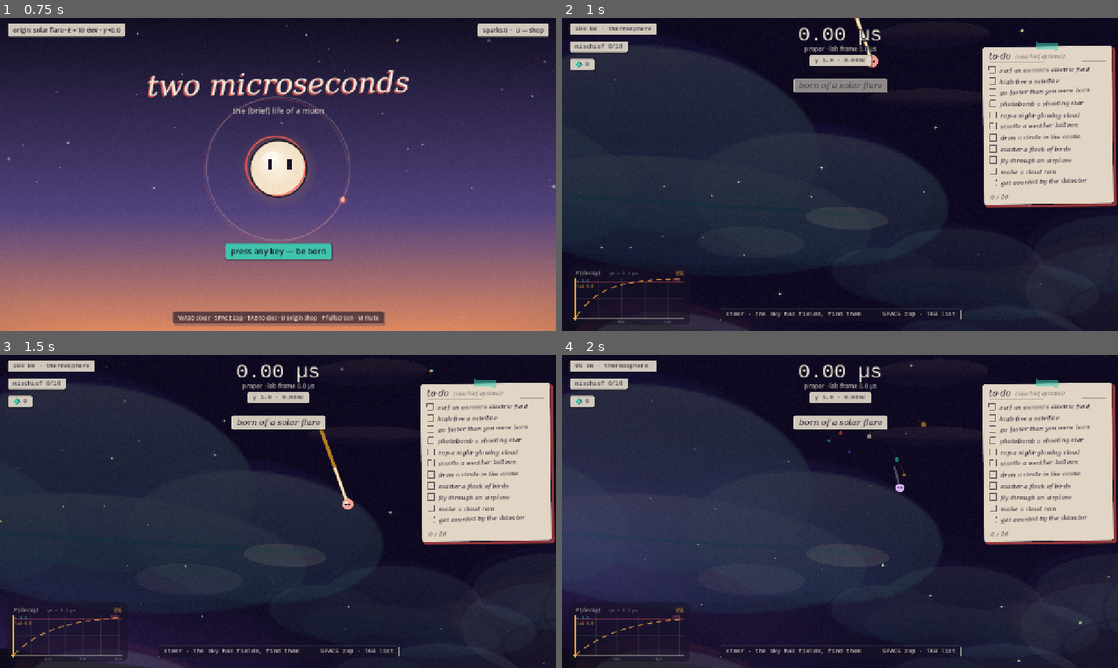
Above: before the commit, frames 1-4 (two rows, left to right).
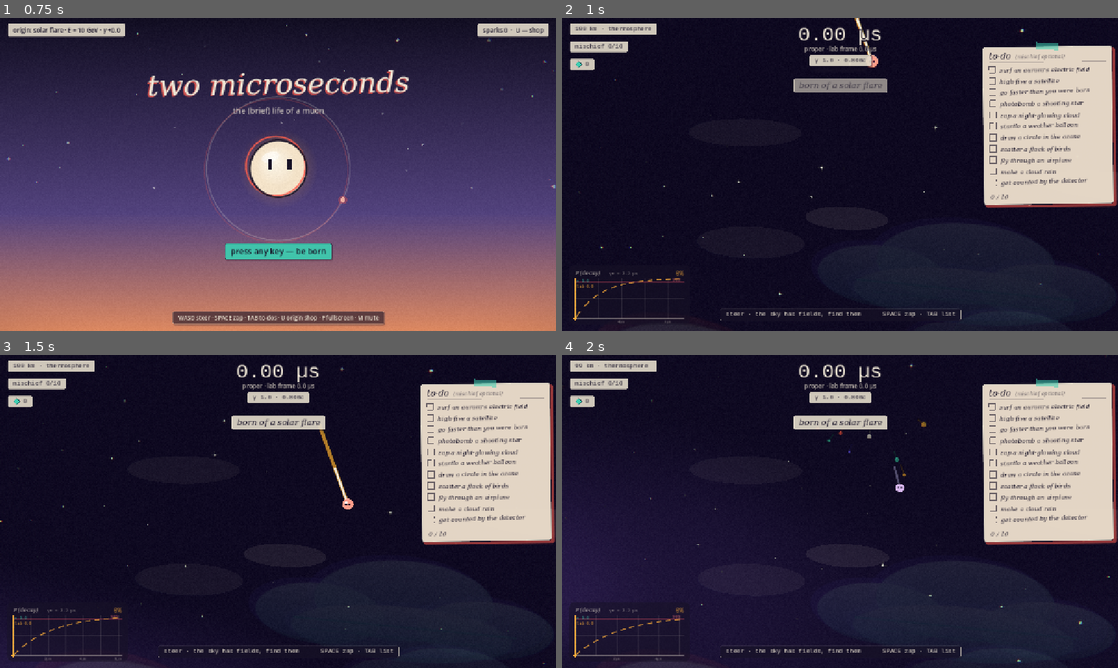
Above: after the commit, the same moments.

Repository: lawrenceleejr/TwoMicroSeconds
Game: Godot game, scene res://game/main/title.tscn
The game is run twice, just before and just after one commit, with the same random seed, the same clock (stepped at 60 frames per second) and the same inputs.
Inputs (mouse positions are in pixels of both pictures, inside the frame that each line leads up to):
- Up to frame 1 (0.75 s): tap Enter at 0.5 s; move the mouse to (400, 158) at 0.52 s; hold D (move_right) from 0.53 s (still down); tap Tab (toggle_checklist) at 0.6 s; click (400, 158) at 0.67 s
- Up to frame 2 (1 s): keep holding D (move_right); tap Space at 0.77 s
- Up to frame 3 (1.5 s): tap Space at 1.07 s; release D (move_right) at 1.25 s; drag from (166, 527) to (250, 574) at 1.27 s
- Up to frame 4 (2 s): no input

Frame 1 is identical in both runs. In frame 2, 30% of the frame differs, in the area x 0-100%, y 8-100%; in frame 3, 32%; in frame 4, 30%.

Commit message:
Tune the 3D set dressing and plane margins
- Fog blobs are unshaded now (the lit versions read as dark smudges in
  the compatibility renderer), fewer and fainter; key light removed.
- Fewer, subtler wisps so the dusk sky stays clean.
- Bigger back/front plane margins and a gentler dolly clamp: no more
  env-colored wedge peeking past the sky plane corner at full tilt.
- Detector scintillator pads are quiet instrument lines that only surge
  when a muon is actually counted.

Co-Authored-By: Claude Fable 5 <noreply@anthropic.com>
Claude-Session: https://claude.ai/code/session_014g8VnKFpk5HwGxbWA7j916

Diff:
--- a/game/main/stage.gd
+++ b/game/main/stage.gd
@@ -56,7 +56,8 @@
 	_cam_back.make_current()
 	# The sky contracts and Doppler-shifts too (shared material).
 	Juice.create_relativity_in(_vp_back)
-	var back_scale := (d0 - BACK_Z) / d0 * 1.28
+	# Generous margin: the dolly + bank can reach well past the frustum.
+	var back_scale := (d0 - BACK_Z) / d0 * 1.6
 	_make_plane(_vp_back, BACK_Z, back_scale, false)
 
 	# --- Gameplay plane ----------------------------------------------------
@@ -83,7 +84,7 @@
 	front_root.add_child(_cam_front)
 	_vp_front.add_child(front_root)
 	_cam_front.make_current()
-	var front_scale := (d0 - FRONT_Z) / d0 * 1.1
+	var front_scale := (d0 - FRONT_Z) / d0 * 1.3
 	_make_plane(_vp_front, FRONT_Z, front_scale, true)
 
 	_cam = Camera3D.new()
@@ -96,18 +97,8 @@
 	# Followed to the local sky color each frame, so anything the oblique
 	# angle reveals past the planes blends into sky, never a hard edge.
 	_env.background_color = Color("120e22")
-	_env.ambient_light_source = Environment.AMBIENT_SOURCE_COLOR
-	_env.ambient_light_color = Color("53437e")
-	_env.ambient_light_energy = 1.1
 	world_env.environment = _env
 	add_child(world_env)
-
-	# One warm key light so the 3D cloud meshes actually shade.
-	var light := DirectionalLight3D.new()
-	light.rotation = Vector3(deg_to_rad(-38.0), deg_to_rad(24.0), 0.0)
-	light.light_color = Color("ffd9a8")
-	light.light_energy = 0.9
-	add_child(light)
 
 	_spawn_wisps()
 	_spawn_blobs()
@@ -133,21 +124,22 @@
 
 func _spawn_wisps() -> void:
 	var texs := ["res://assets/sprites/cloud.svg", "res://assets/sprites/noctilucent.svg"]
-	for i in 10:
+	for i in 6:
 		var s := Sprite3D.new()
 		s.texture = load(texs[i % texs.size()])
-		s.pixel_size = 0.012 + (i % 4) * 0.005
-		s.modulate = Color(1, 1, 1, 0.06 + 0.04 * (i % 4))
+		s.pixel_size = 0.011 + (i % 3) * 0.004
+		s.modulate = Color(1, 1, 1, 0.05 + 0.03 * (i % 3))
 		s.position = Vector3(randf_range(-7.5, 7.5), randf_range(-5.5, 5.5),
 			randf_range(0.4, 4.2))
 		add_child(s)
 		_wisps.append(s)
 
 
-## Actual 3D geometry drifting between the planes: soft translucent slabs
-## of cloud, lit by the key light — parallax you can't fake with billboards.
+## Actual 3D geometry drifting between the planes: barely-there unshaded
+## fog masses — depth cues, not set pieces. Kept sparse so the frame
+## stays clean; the parallax does the talking.
 func _spawn_blobs() -> void:
-	for i in 7:
+	for i in 4:
 		var blob := MeshInstance3D.new()
 		var m := SphereMesh.new()
 		m.radius = 0.55
@@ -155,9 +147,9 @@
 		blob.mesh = m
 		blob.scale = Vector3(randf_range(1.7, 3.0), randf_range(0.5, 0.8), randf_range(0.9, 1.5))
 		var bm := StandardMaterial3D.new()
+		bm.shading_mode = BaseMaterial3D.SHADING_MODE_UNSHADED
 		bm.transparency = BaseMaterial3D.TRANSPARENCY_ALPHA
-		bm.albedo_color = Color(0.93, 0.88, 0.78, 0.07 + 0.05 * float(i % 3))
-		bm.roughness = 1.0
+		bm.albedo_color = Color(0.93, 0.89, 0.80, 0.05 + 0.03 * float(i % 2))
 		blob.material_override = bm
 		blob.position = Vector3(randf_range(-8.0, 8.0), randf_range(-5.5, 5.5),
 			randf_range(-2.0, 1.3))
@@ -193,8 +185,8 @@
 	# Velocity dolly: the 3D camera physically moves with the muon, so the
 	# sky, cloud meshes, action, and near haze slide against each other.
 	var dolly_target := Vector3(
-		clampf(vel.x * 0.00045, -0.6, 0.6),
-		clampf(-vel.y * 0.00030, -0.5, 0.5) * 0.6,
+		clampf(vel.x * 0.00040, -0.45, 0.45),
+		clampf(-vel.y * 0.00026, -0.30, 0.30),
 		0.0)
 	_dolly = _dolly.lerp(dolly_target, 1.0 - exp(-2.2 * delta))
 
--- a/game/world/props/detector.gd
+++ b/game/world/props/detector.gd
@@ -40,11 +40,12 @@
 
 func _draw() -> void:
 	# Scintillator pads across the ground (drawn beneath the building art).
+	# Quiet instrument lines; they surge only when a muon is counted.
 	for i in range(-7, 8):
-		var glow := 0.35 + 0.15 * sin(_t * 2.0 + i * 0.9)
+		var glow := 0.16 + 0.07 * sin(_t * 2.0 + i * 0.9)
 		if _celebrate > 0.0:
-			glow = 0.8 + 0.2 * sin(_t * 10.0 + i)
-		draw_rect(Rect2(i * 170.0 - 70.0, 26.0, 140.0, 16.0), Color(Juice.MINT, glow))
+			glow = 0.55 + 0.25 * sin(_t * 10.0 + i)
+		draw_rect(Rect2(i * 170.0 - 70.0, 30.0, 140.0, 9.0), Color(Juice.MINT, glow))
 
 
 func _draw_dynamic(c: Node2D) -> void:
